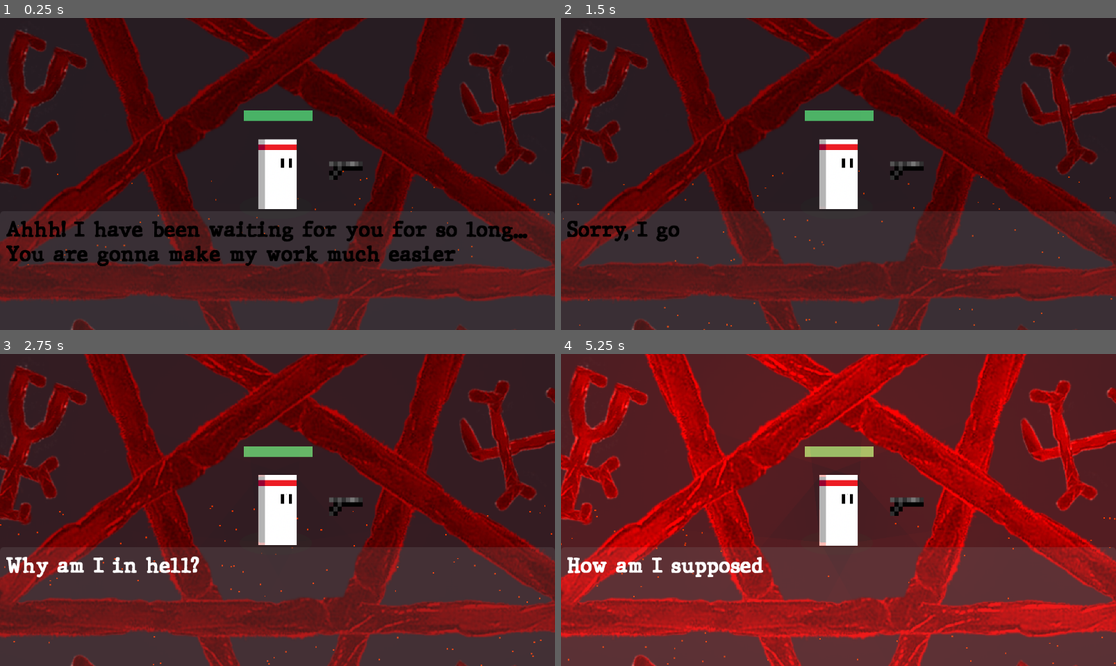
Above: before the commit, frames 1-4 (two rows, left to right).
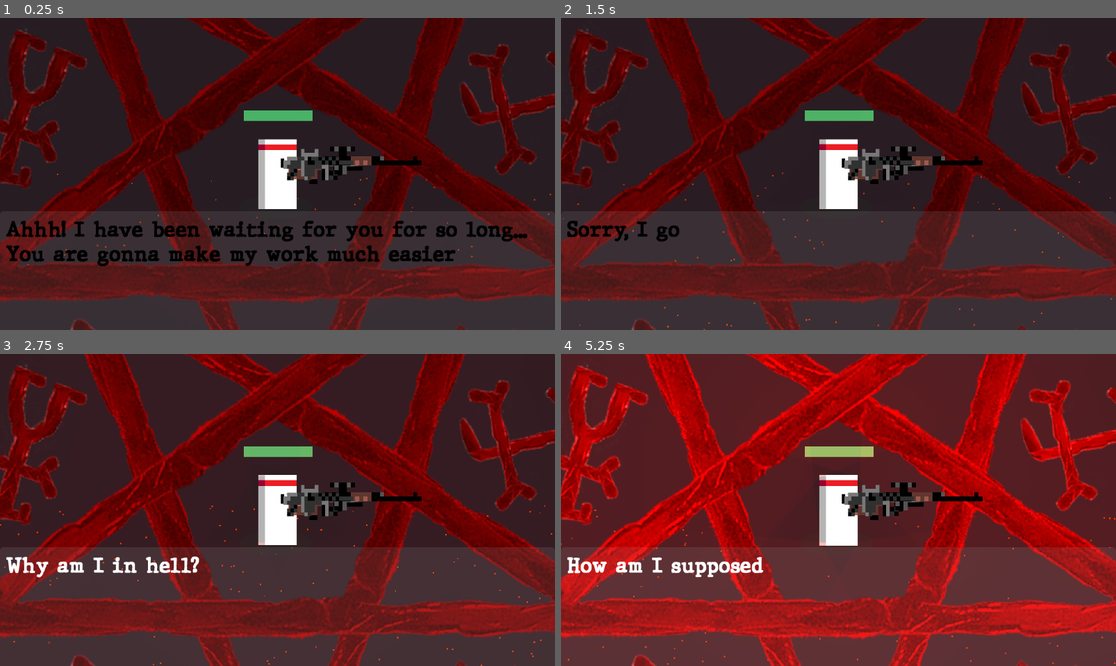
Above: after the commit, the same moments.

Repository: SK1PPR/byog24
Game: Godot game, scene res://scenes/main.tscn
Two runs of this game, one before a commit and one after it. Both use one fixed random seed, a clock stepped at 60 frames per second and the inputs below. This scene is started directly instead of the project's main scene. The engine's default icon, where the game draws it, is replaced by a stand-in: a white triangle on a blue panel in a dark square.
Inputs (mouse positions are in pixels of both pictures, inside the frame that each line leads up to):
- Up to frame 1 (0.25 s): no input
- Up to frame 2 (1.5 s): move the mouse to (960, 158) at 0.52 s; tap Space (next_dialogue) at 0.6, 1.35 s; click (960, 158) at 0.67 s; move the mouse to (727, 189) at 1.27 s; click (727, 189) at 1.42 s
- Up to frame 3 (2.75 s): move the mouse to (333, 441) at 2.02 s; tap Space (next_dialogue) at 2.1 s; click (333, 441) at 2.17 s
- Up to frame 4 (5.25 s): move the mouse to (810, 572) at 2.77 s; tap Space (next_dialogue) every 0.75 s from 2.85 to 5.1 s; click (810, 572) at 2.92 s; move the mouse to (1005, 556) at 3.52 s; click (1005, 556) at 3.67 s; move the mouse to (672, 463) at 4.27 s; click (672, 463) at 4.42 s; move the mouse to (866, 510) at 5.02 s; click (866, 510) at 5.17 s

The runs differ from the first frame. In frame 1, 1.0% of the frame differs, in the area x 51-76%, y 41-54%; in frame 2, 1.0%; in frame 3, 1.0%; in frame 4, 1.1%.

Commit message:
pentagon made and collisions adjusted

Diff:
--- a/scenes/main.tscn
+++ b/scenes/main.tscn
@@ -1,16 +1,18 @@
-[gd_scene load_steps=60 format=3 uid="uid://bhd1q0c8dovan"]
+[gd_scene load_steps=62 format=3 uid="uid://bhd1q0c8dovan"]
 
 [ext_resource type="PackedScene" uid="uid://c1232bb68fhy6" path="res://scenes/player.tscn" id="1_j7f5f"]
 [ext_resource type="Script" path="res://scripts/main.gd" id="1_m2lt0"]
 [ext_resource type="Shader" path="res://shaders/main.gdshader" id="1_vydfm"]
-[ext_resource type="PackedScene" uid="uid://2ltbutl066bk" path="res://scenes/candles.tscn" id="2_j8adm"]
-[ext_resource type="PackedScene" uid="uid://casjqsckyisre" path="res://scenes/candles_darker.tscn" id="3_004in"]
+[ext_resource type="PackedScene" path="res://scenes/candles.tscn" id="2_j8adm"]
+[ext_resource type="PackedScene" path="res://scenes/candles_darker.tscn" id="3_004in"]
 [ext_resource type="Script" path="res://scripts/camera_2d.gd" id="3_6qcvf"]
 [ext_resource type="PackedScene" uid="uid://byl3dfrhj11vx" path="res://data/weapons/pistol.tscn" id="3_ttt1o"]
 [ext_resource type="PackedScene" uid="uid://frhhprjg8xrl" path="res://scenes/triangle.tscn" id="4_06rle"]
 [ext_resource type="PackedScene" uid="uid://gy88wl32c56y" path="res://scenes/square.tscn" id="5_nksia"]
 [ext_resource type="Script" path="res://scripts/wave_manager.gd" id="6_qxm8f"]
 [ext_resource type="PackedScene" uid="uid://b6s0vfev5tf8l" path="res://scenes/pentagon.tscn" id="7_ix11m"]
+[ext_resource type="PackedScene" uid="uid://eqagoykh5r0q" path="res://data/weapons/sniper.tscn" id="11_kwx25"]
+[ext_resource type="PackedScene" uid="uid://bxnaw4pdyf808" path="res://data/weapons/machine_gun.tscn" id="12_w0nqc"]
 [ext_resource type="Script" path="res://scripts/PowerupRange.gd" id="16_0oi6n"]
 [ext_resource type="Script" path="res://scripts/powerup_manager.gd" id="16_xl5kd"]
 [ext_resource type="Script" path="res://scripts/first_aid.gd" id="17_3jxuv"]
@@ -396,6 +398,12 @@
 [node name="pistol" parent="player" instance=ExtResource("3_ttt1o")]
 position = Vector2(82, 0)
 
+[node name="sniper" parent="player" instance=ExtResource("11_kwx25")]
+
+[node name="machine_gun" parent="player" instance=ExtResource("12_w0nqc")]
+
+[node name="machine_gun2" parent="player" instance=ExtResource("12_w0nqc")]
+
 [node name="PowerupRange" type="Area2D" parent="player"]
 collision_mask = 2
 script = ExtResource("16_0oi6n")
--- a/scenes/pentagon.tscn
+++ b/scenes/pentagon.tscn
@@ -1,17 +1,14 @@
-[gd_scene load_steps=7 format=3 uid="uid://b6s0vfev5tf8l"]
+[gd_scene load_steps=6 format=3 uid="uid://b6s0vfev5tf8l"]
 
 [ext_resource type="Script" path="res://scripts/pentagon.gd" id="1_j2wyj"]
 [ext_resource type="Texture2D" uid="uid://b4utmi0oj1lxd" path="res://assets/shadow.png" id="2_w0su3"]
-[ext_resource type="Texture2D" uid="uid://dfo7suu13eoru" path="res://assets/triangle.png" id="3_8bfao"]
+[ext_resource type="Texture2D" uid="uid://b1k51a2a0v7ri" path="res://assets/pentagon.png" id="3_0l0qd"]
 [ext_resource type="Texture2D" uid="uid://bx0qlsrfsx011" path="res://assets/pointlight.webp" id="4_o8k4p"]
 
 [sub_resource type="OccluderPolygon2D" id="OccluderPolygon2D_kxj3v"]
-polygon = PackedVector2Array(-1, -49, -51, 47, 51, 49)
+polygon = PackedVector2Array(8, -70, -71, -34, -50, 50, 30, 69, 75, -9)
 
-[sub_resource type="RectangleShape2D" id="RectangleShape2D_sfdmx"]
-size = Vector2(84, 86)
-
-[node name="triangle" type="CharacterBody2D"]
+[node name="pentagon" type="CharacterBody2D"]
 collision_layer = 2
 script = ExtResource("1_j2wyj")
 
@@ -22,17 +19,18 @@
 texture = ExtResource("2_w0su3")
 
 [node name="LightOccluder2D" type="LightOccluder2D" parent="."]
+position = Vector2(-4, -1)
 occluder = SubResource("OccluderPolygon2D_kxj3v")
 
 [node name="Sprite2D" type="Sprite2D" parent="."]
-scale = Vector2(1.01, 1)
-texture = ExtResource("3_8bfao")
-
-[node name="CollisionShape2D" type="CollisionShape2D" parent="."]
-position = Vector2(0, 5)
-shape = SubResource("RectangleShape2D_sfdmx")
+position = Vector2(-9.53674e-07, -2)
+scale = Vector2(0.830714, 0.822489)
+texture = ExtResource("3_0l0qd")
 
 [node name="PointLight2D" type="PointLight2D" parent="."]
 visible = false
 energy = 0.7
 texture = ExtResource("4_o8k4p")
+
+[node name="CollisionPolygon2D" type="CollisionPolygon2D" parent="."]
+polygon = PackedVector2Array(-55, 46, 22, 69, 69, -9, 7, -76, -68, -32)
--- a/scenes/triangle.tscn
+++ b/scenes/triangle.tscn
@@ -7,9 +7,6 @@
 
 [sub_resource type="OccluderPolygon2D" id="OccluderPolygon2D_kxj3v"]
 polygon = PackedVector2Array(-1, -49, -51, 47, 51, 49)
-
-[sub_resource type="RectangleShape2D" id="RectangleShape2D_sfdmx"]
-size = Vector2(84, 86)
 
 [node name="triangle" type="CharacterBody2D"]
 collision_layer = 2
@@ -28,11 +25,10 @@
 scale = Vector2(1.01, 1)
 texture = ExtResource("2_bwsui")
 
-[node name="CollisionShape2D" type="CollisionShape2D" parent="."]
-position = Vector2(0, 5)
-shape = SubResource("RectangleShape2D_sfdmx")
-
 [node name="PointLight2D" type="PointLight2D" parent="."]
 visible = false
 energy = 0.7
 texture = ExtResource("3_n86wb")
+
+[node name="CollisionPolygon2D" type="CollisionPolygon2D" parent="."]
+polygon = PackedVector2Array(1, -49, -51, 48, 51, 48)
Binary file added: assets/pentagon.png
Not shown, added: assets/pentagon.png.import
Not shown: 1 places in scenes/triangle.tscn that only renumber resources
